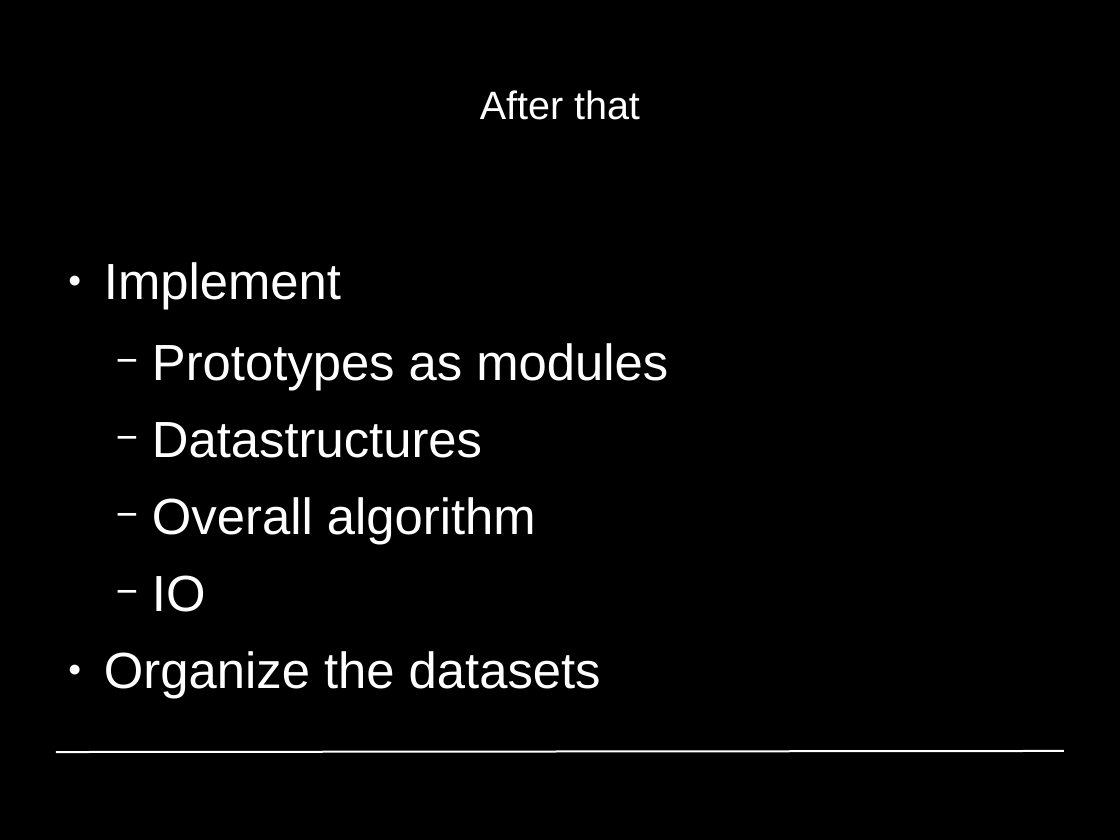
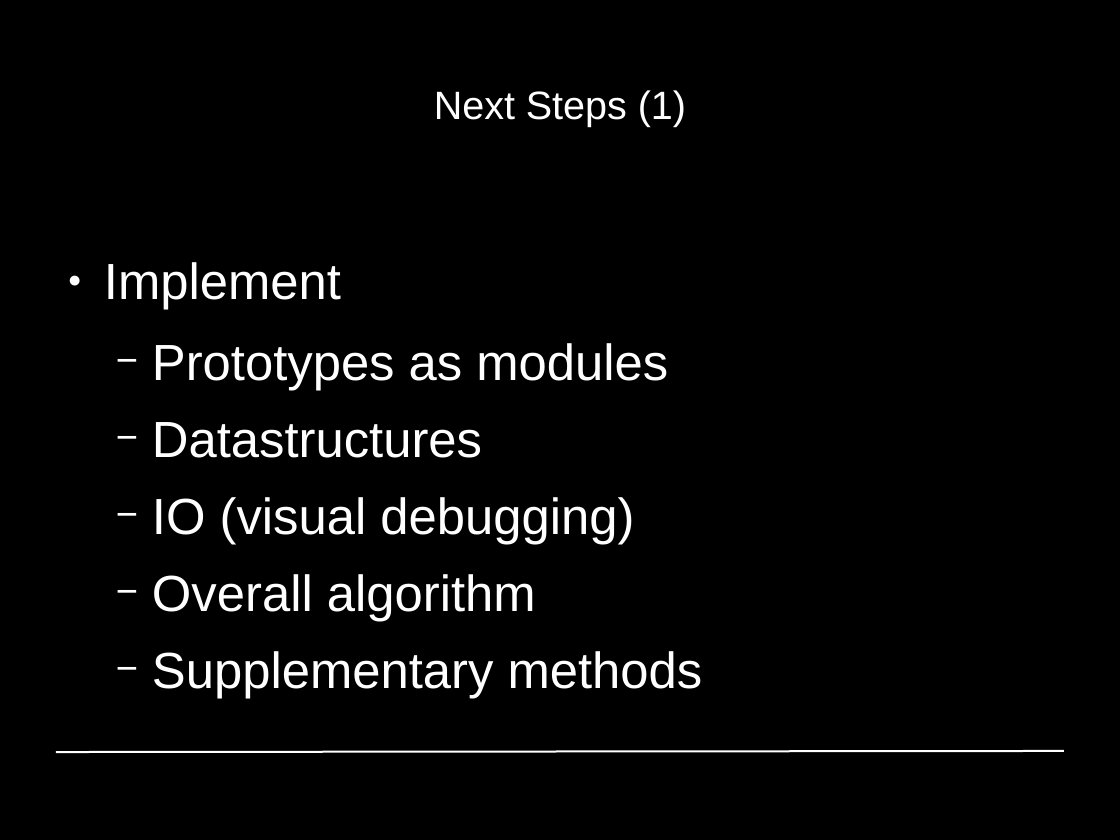
Before and after one commit to GiannisPapadopoulos/DiscriminativePatches, a slide deck: slide 35 of presentations/period1/MAI_Project1_Group4.odp (slide 12 before the commit). Drawn at 1120x840 pixels with LibreOffice and Linux fonts; fonts in the diff are those of the drawing; background and template pictures are left out. Boxes give left, top, right and bottom in pixels: in the first picture for what was removed or moved away, otherwise in the second. Text is boxed around its words. In the diff, an @@ line names an element or a change of style, - is before the commit and + after.

```diff
--- a/presentations/period1/MAI_Project1_Group4.odp
+++ b/presentations/period1/MAI_Project1_Group4.odp
@@ title at (434, 90, 686, 127): text changed @@
-After that
+Next Steps (1)
@@ text at (152, 497, 634, 545): paragraph added @@
+  − IO (visual debugging)
@@ text at (152, 651, 703, 698): text changed @@
-  − IO
-● Organize the datasets
+  − Supplementary methods
```
Also in this commit, not shown: 7 other slides changed, 26 slides added, 2 slides removed.
